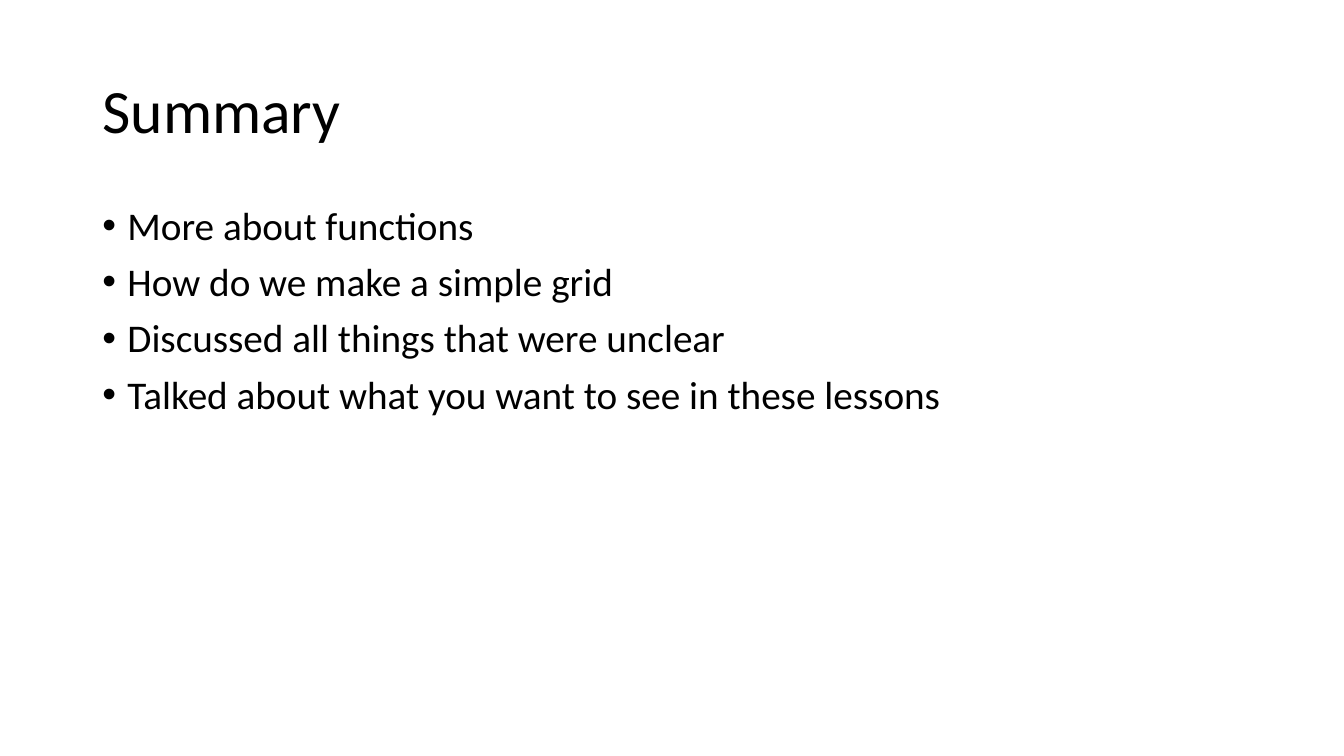
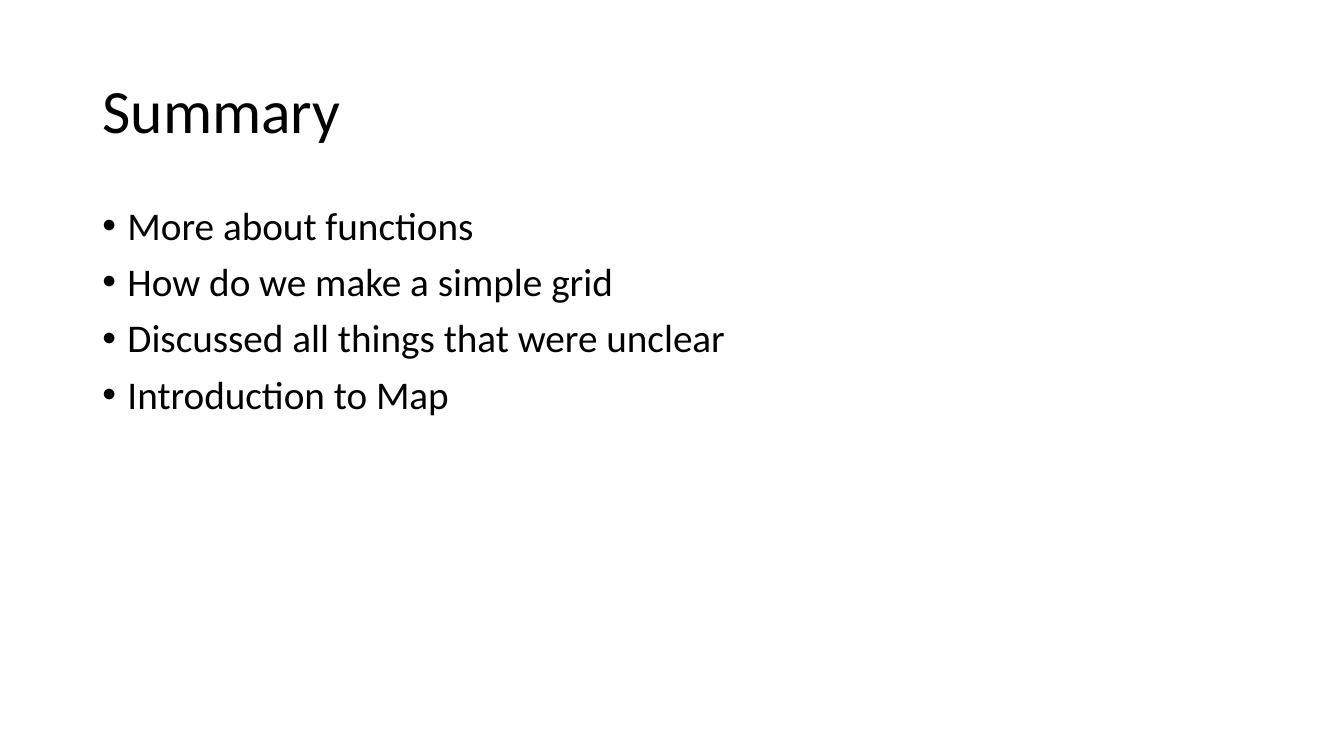
Before and after one commit to JoZonneveld/TCR-python-lessons, a slide deck: slide 16 of Lessons/Jaar 2/Lesson 3/Lesson 3.pptx (slide 14 before the commit). Drawn at 1344x756 pixels with LibreOffice and Linux fonts; fonts in the diff are those of the drawing; background and template pictures are left out. Boxes give left, top, right and bottom in pixels: in the first picture for what was removed or moved away, otherwise in the second. Text is boxed around its words. In the diff, an @@ line names an element or a change of style, - is before the commit and + after.

Commit message:
map added to slides

```diff
--- a/Lessons/Jaar 2/Lesson 3/Lesson 3.pptx
+++ b/Lessons/Jaar 2/Lesson 3/Lesson 3.pptx
@@ text at [127, 381, 449, 416]: text changed @@
-• Talked about what you want to see in these lessons
+• Introduction to Map
```
Also in this commit, not shown: 4 slides added, 2 slides removed, 2 other files.
